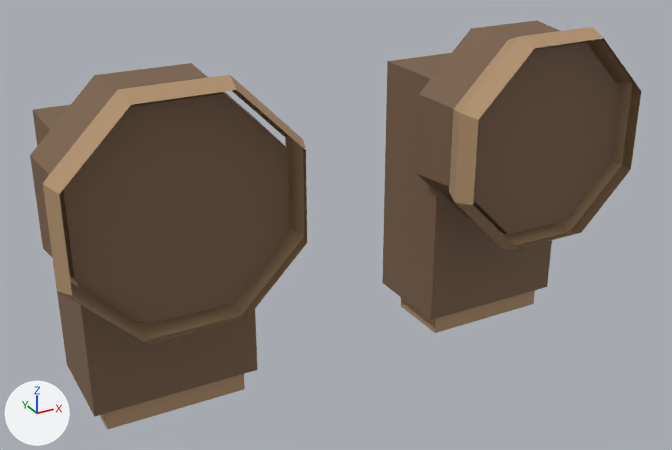
One commit to the glTF model client/public/models/armour/boots_low.glb: the scene before it, then after it.
Both versions are drawn from a camera (50 mm lens) standing at (-0.535, -1.069, 0.377) and looking at (-0.013, -0.119, -0.098). The axes (+X, +Y, +Z) are drawn at lower left. The lights are the same throughout. The first picture is the older version. Vertices at exactly the same position are counted once.

In view in the first picture: 'FootL', 'FootR', 'LowerLegL', 'LowerLegR'.
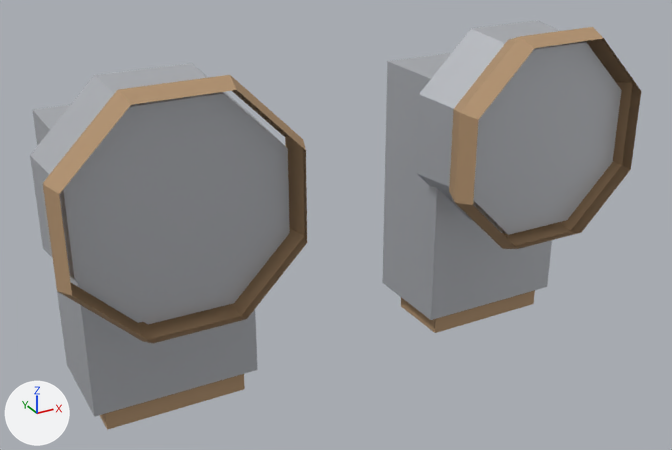
What changed in the scene script:
```text
Add mat_steel:
    mat_steel = principled_material('Steel')
    mat_steel.base_color = (0.6, 0.62, 0.66)  # light grey #cbced4
    mat_steel.metallic = 0.6
    mat_steel.roughness = 0.4
Change me_footl:
    where me_footl.from_pydata(...)  # 16 vertices, 24 faces; spans x 0.133..0.343, y -0.13..0.0, z -0.3..0.07
    used by ob_footl; location = (0.0, 0.0, 0.0)
    me_footl part 1: all 12 faces that had it switch from mat_darkbrown (brown #7c614b) to mat_steel (light grey #cbced4)
Change me_footr:
    where me_footr.from_pydata(...)  # 16 vertices, 24 faces; spans x -0.343..-0.133, y -0.13..0.0, z -0.3..0.07
    used by ob_footr; location = (0.0, 0.0, 0.0)
    me_footr part 2: all 12 faces that had it switch from mat_darkbrown (brown #7c614b) to mat_steel (light grey #cbced4)
Change me_lowerlegl:
    where me_lowerlegl.from_pydata(...)  # 40 vertices, 60 faces; spans x 0.103..0.381, y -0.235..-0.11, z -0.139..0.139
    used by ob_lowerlegl; location = (0.0, 0.0, 0.0)
    me_lowerlegl part 3: all 28 faces that had it switch from mat_darkbrown (brown #7c614b) to mat_steel (light grey #cbced4)
Change me_lowerlegr:
    where me_lowerlegr.from_pydata(...)  # 40 vertices, 60 faces; spans x -0.381..-0.103, y -0.235..-0.11, z -0.139..0.139
    used by ob_lowerlegr; location = (0.0, 0.0, 0.0)
    me_lowerlegr part 4: all 28 faces that had it switch from mat_darkbrown (brown #7c614b) to mat_steel (light grey #cbced4)
```

Where the change shows, as pixel boxes (x1, y1, x2, y2) in the pictures (672 x 450 px):
part 1 of me_footl, recoloured (brown to light grey): (382, 53, 552, 320) in both
part 2 of me_footr, recoloured (brown to light grey): (33, 104, 258, 417) in both
part 3 of me_lowerlegl, recoloured (brown to light grey): (416, 20, 622, 235) in both
part 4 of me_lowerlegr, recoloured (brown to light grey): (30, 63, 290, 324) in both
